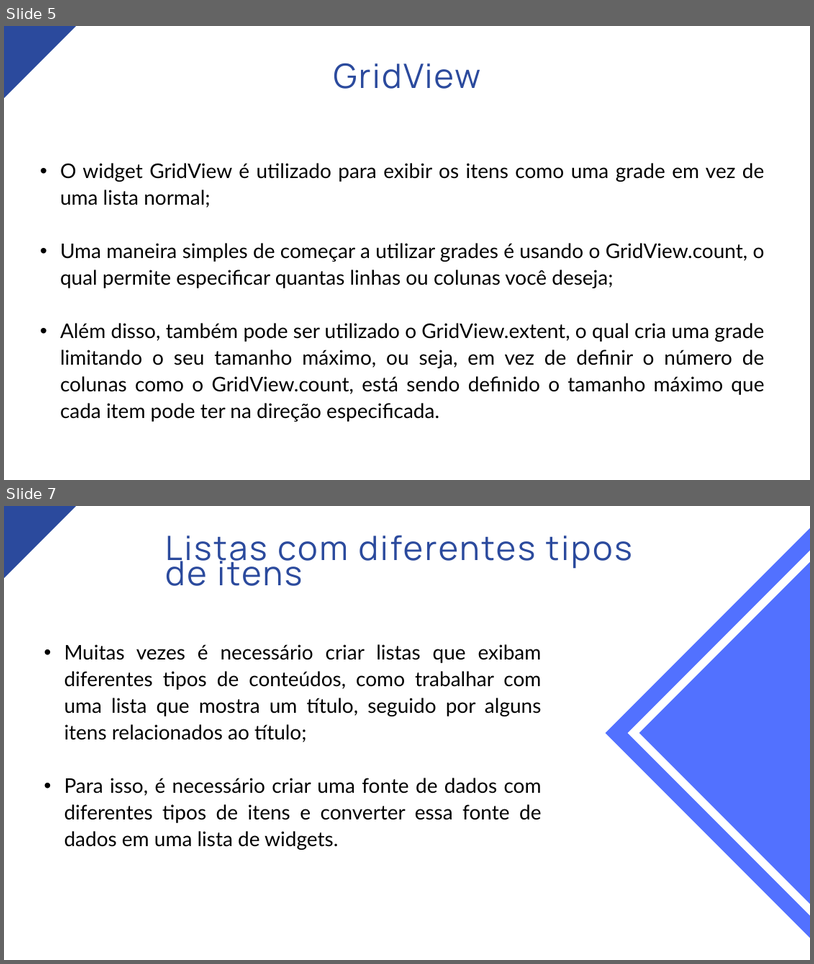
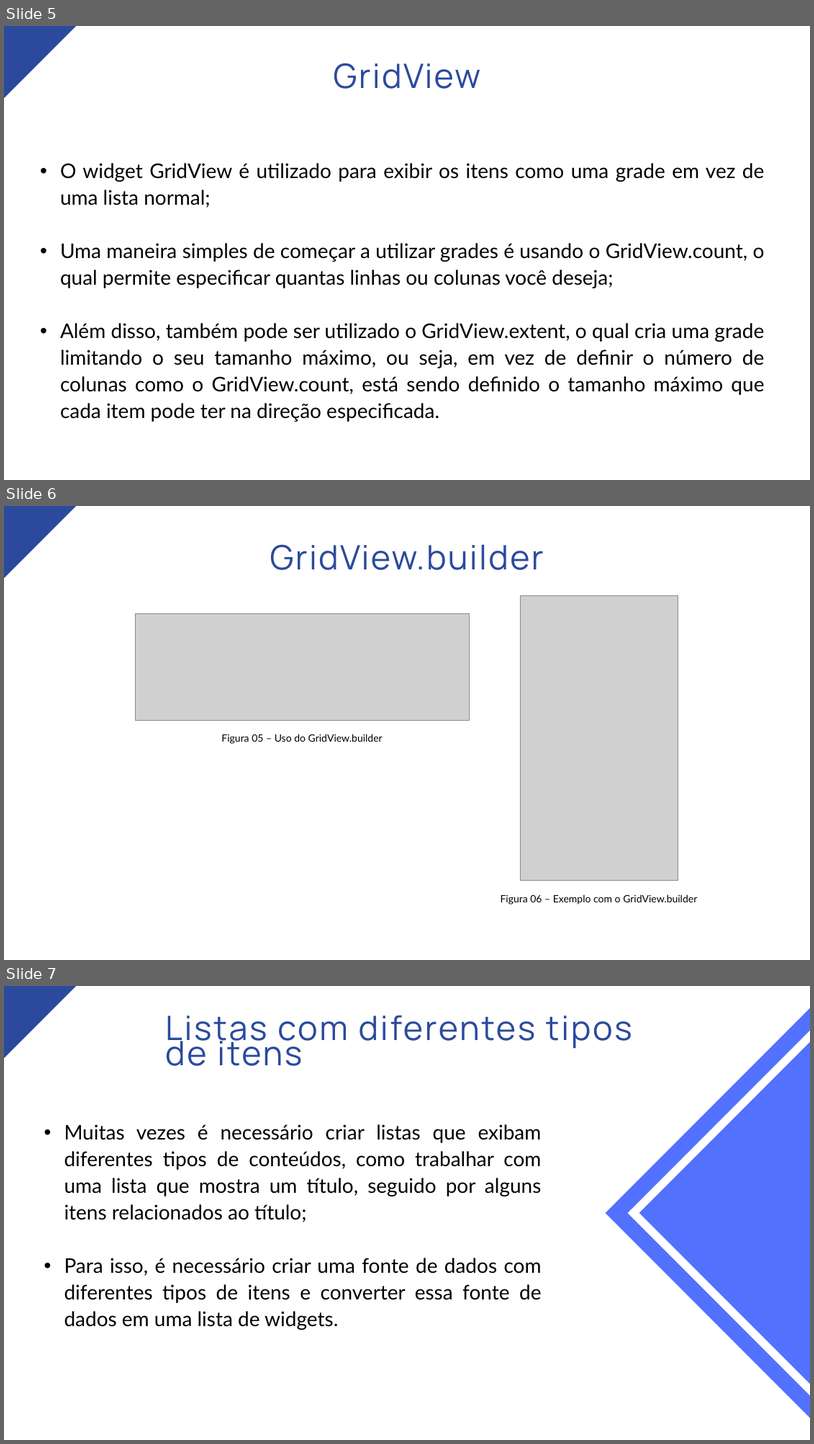
Before and after one commit to nataliascosta/Flutter, a slide deck: Módulo 09 - DataGrids/Módulo IX - DataGrids.pptx. Shown one above the other, each under a label of ours: slides 5 and 7 before the commit, slides 5, 6 and 7 after it; the slides between them are not shown. The pictures are 814x964 and 814x1444 pixels, drawn with LibreOffice and Linux fonts; fonts in the diff are those of the drawing; grey boxes stand for pictures. Boxes give left, top, right and bottom in pixels: in the first picture for what was removed or moved away, otherwise in the second. Text is boxed around its words. In the diff, an @@ line names an element or a change of style, - is before the commit and + after.

```diff
--- a/Módulo 09 - DataGrids/Módulo IX - DataGrids.pptx
+++ b/Módulo 09 - DataGrids/Módulo IX - DataGrids.pptx
@@ slide 6 added at (4, 506, 810, 960), background #FFFFFF @@
@@ freeform shape added at (4, 506, 76, 578), fill #2B4A9D @@
@@ text added at (270, 544, 544, 570), 60 pt, text #2B4A9D @@
+GridView.builder
@@ picture added at (135, 613, 469, 720) @@
@@ picture added at (520, 595, 678, 880) @@
@@ text added at (221, 734, 383, 744), 18 pt, text #000000 @@
+Figura 05 – Uso do GridView.builder
@@ text added at (501, 894, 697, 904), 18 pt, text #000000 @@
+Figura 06 – Exemplo com o GridView.builder
```
Also in this commit, not shown: 4 slides changed, 1 other slide added, 2 slides removed, 1 other file.
